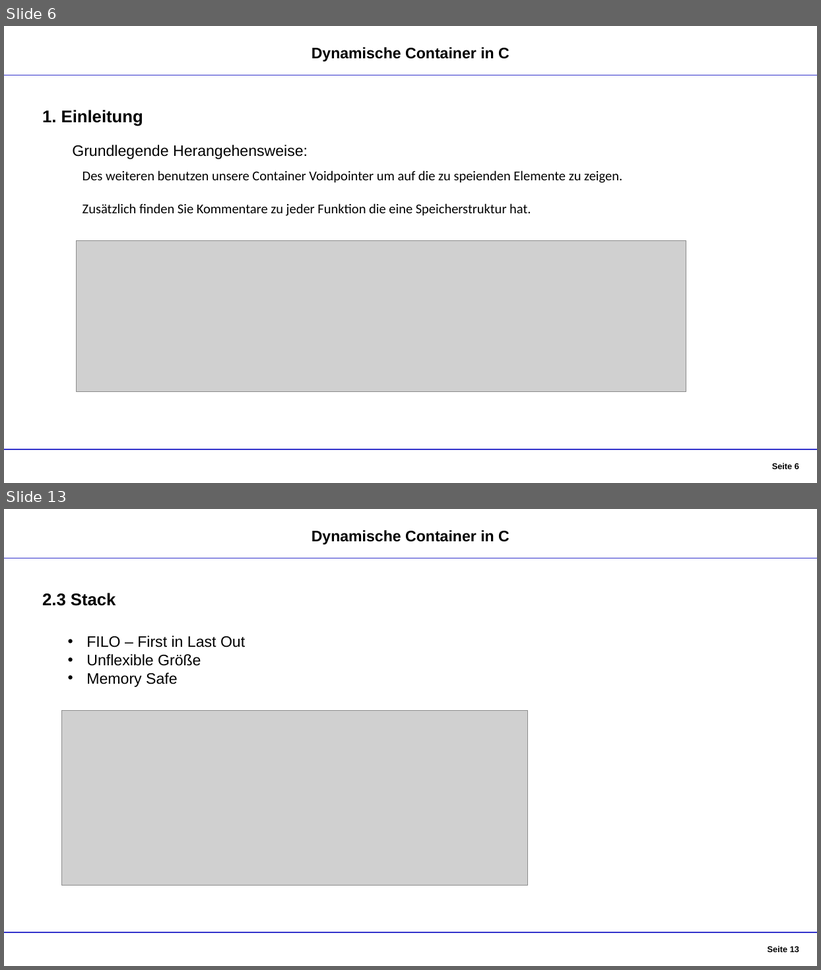
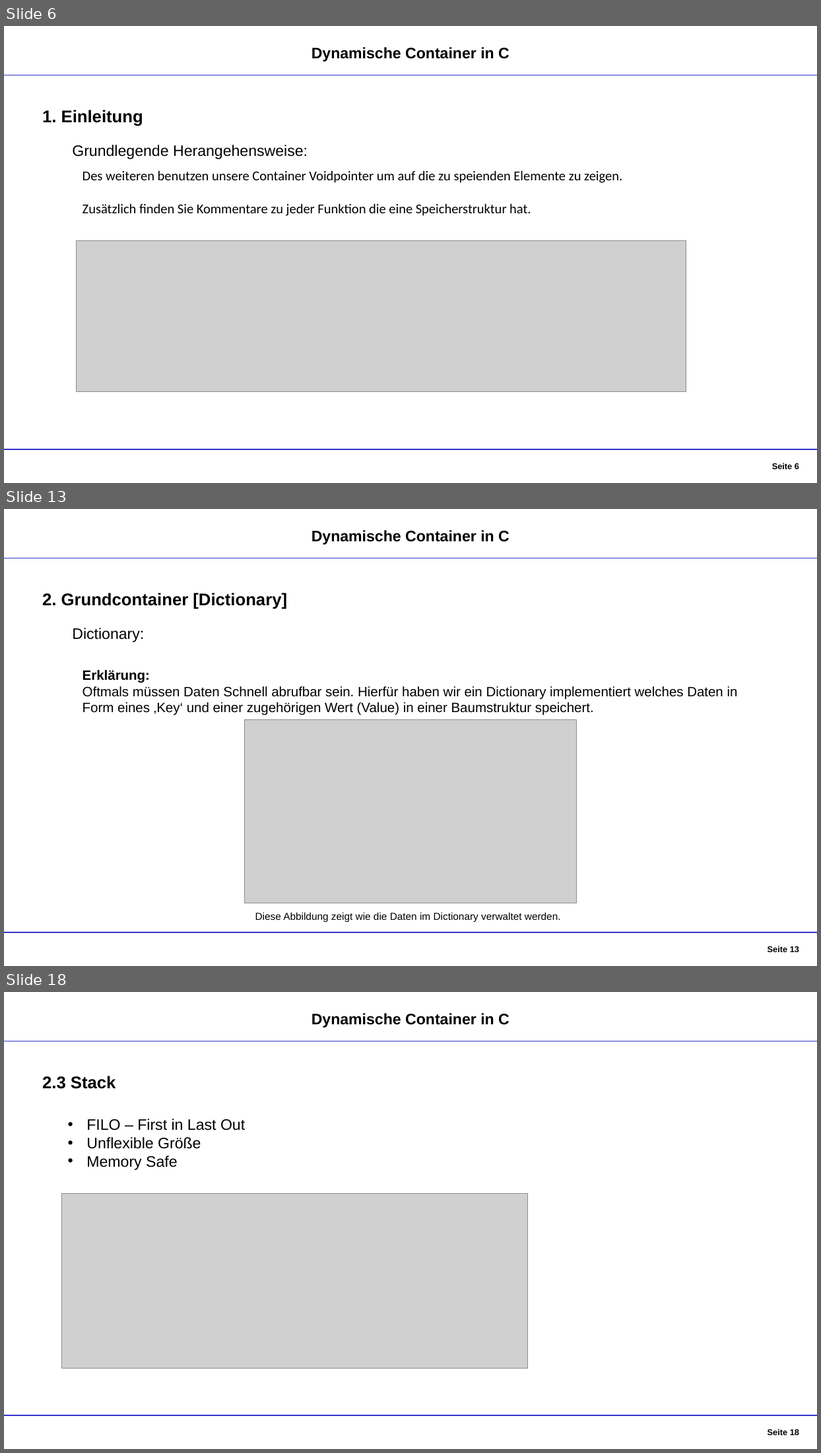
Before and after one commit to DennisGoss99/InPr_DynamicCollections, a slide deck: Dokumentation/Container - Präsentation.pptx. Shown one above the other, each under a label of ours: slides 6 and 13 before the commit, slides 6, 13 and 18 after it; the slides between them are not shown. The pictures are 821x970 and 821x1453 pixels, drawn with LibreOffice and Linux fonts; fonts in the diff are those of the drawing; grey boxes stand for pictures. Boxes give left, top, right and bottom in pixels: in the first picture for what was removed or moved away, otherwise in the second. Text is boxed around its words. In the diff, an @@ line names an element or a change of style, - is before the commit and + after.

```diff
--- a/Dokumentation/Container - Präsentation.pptx
+++ b/Dokumentation/Container - Präsentation.pptx
@@ slide 13 added at bbox=[4, 509, 817, 966], background #FFFFFF @@
@@ text added at bbox=[312, 530, 510, 545], 18 pt, text #000000, bold @@
+Dynamische Container in C
@@ line added from (4, 559) to (817, 559), #3333CC 1.25 pt @@
@@ text added at bbox=[42, 593, 287, 609], 20 pt, text #000000, bold @@
+2. Grundcontainer [Dictionary]
@@ text added at bbox=[72, 628, 144, 642], 18 pt, text #000000 @@
+Dictionary:
@@ text added at bbox=[83, 670, 738, 716], 16 pt, text #000000 @@
+Erklärung:
+Oftmals müssen Daten Schnell abrufbar sein. Hierfür haben wir ein Dictionary implementiert welches Daten in Form eines ‚Key‘ und einer zugehörigen Wert (Value) in einer Baumstruktur speichert.
@@ picture added at bbox=[245, 720, 576, 903] @@
@@ text added at bbox=[255, 913, 561, 923], 12 pt, text #000000 @@
+Diese Abbildung zeigt wie die Daten im Dictionary verwaltet werden.
@@ line added from (4, 933) to (817, 933), #3333CC 1.25 pt @@
@@ page number added at bbox=[768, 946, 799, 953], 10 pt, text #000000, bold @@
+Seite 13
@@ what was slide 13 is now slide 18 @@
```
Also in this commit, not shown: 8 slides changed, 8 other slides added, 2 other files.
